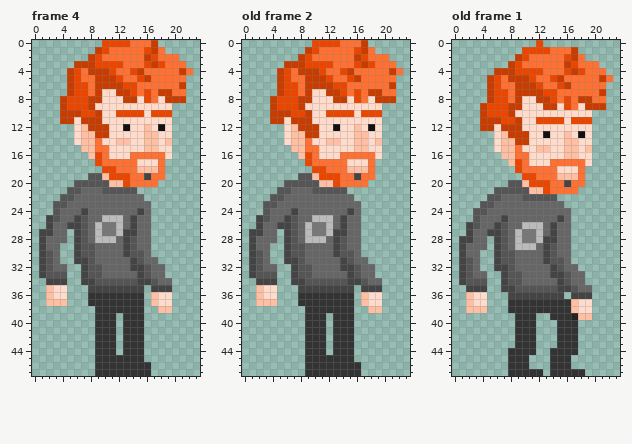
Edited in one commit: pixel-art file (animacije/vasko hoja reedit.aseprite). Above is the file before it was changed.
24x48 pixels, 4 frames. Shown: frame 4, old frame 2, old frame 1. The commit also changed other frames, which this record leaves out.
Once edited:
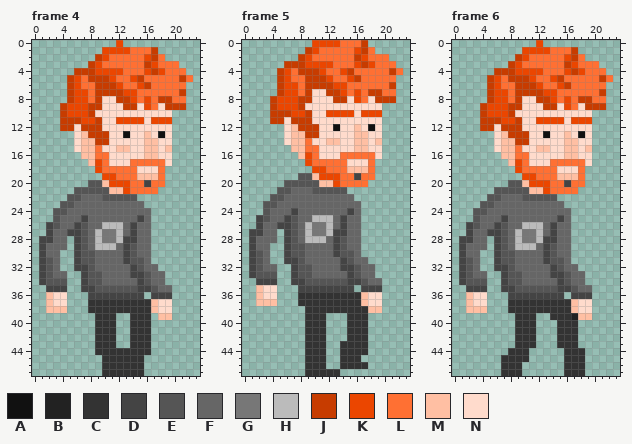
Palette (. is transparent): A #111111  B #222222  C #333333  D #444444  E #555555  F #666666  G #777777  H #bbbbbb  J #c73c00  K #eb4600  L #ff7033  M #ffbfa3  N #ffdbcc
A new or re-ordered frame is compared with the old frame closest to it.
The exact change:
frames 4 -> 8
--- frame 4
@@ x 0..23 @@
- 0 ..........KKKKLLLJ......
- 1 .........JKLLLLLKJL.....
- 2 ........JKLLLLLLJKLLL...
- 3 ......JJJKKKKLLLKJKLLL..
- 4 .....JKLJJJKLLKJLLLLLJL.
- 5 .....JKLLJJJKLLKJLLLLL..
- 6 .....JKKLJJJJKKLLLLLLJ..
- 7 .....JKKLJNNJJKLKLJJLL..
- 8 ....JKKKJJNNNJJNKLNJJJ..
- 9 ....JKKKJNNNNNNNNNNN....
-10 ....JJJKKJNNKKKKNKKK....
-11 ....JJNJJJNNNNNNNNNN....
-12 ......NMJJJNNANNMNAN....
-13 ......NMMJJNNNNNMMNN....
-14 ......NMMLNNMMNNMMNM....
-15 .......MMLLNNNNNMMNN....
-16 ........MKLNNNLLLLLN....
-17 .........KLLLLLNNNL.....
-18 ..........KKLLLMMML.....
-19 ........EEMKKKLLDLL.....
-20 ......EEEEEMMKLLLL......
-21 .....EEFFFEEEEE.........
-22 ....EEFFFFFFFFFF........
-23 ...EEFFFFFFFFFFFF.......
-24 ...EFFFDFFFFFFFDF.......
-25 ..DEFFDEFFHHHFDFF.......
-26 ..DFFDDEFHGGHFDFF.......
-27 .DDFF.DEFHGGHDDFF.......
-28 .DFFF.DEFHHHFDEFF.......
-29 .DFF..DEEFFFFDEFF.......
-30 .DEF..DEEFFFFDEEF.......
-31 .DEF..DDEFFFFFDEFF......
-32 .DEFF..DEEFFFFDDEFF.....
-33 .DEEE..DEEFFFFFDEFF.....
-34 ..DDD..DDEEEEEEDDEFF....
-35 ..MNN...DDDDDDDD.DDD....
-36 ..MNN...CCCCCCCC.MNN....
-37 ..MMM...CCCCCCCC.MNN....
-38 .........CCCCCCC..MM....
-39 .........CCC.CCC........
-40 .........CCC.CCC........
-41 .........CCC.CCC........
-42 .........CCC.CCC........
-43 .........CCC.CCC........
-44 .........CCC.CCC........
-45 .........CCCCCCC........
-46 .........CCCCCCCC.......
-47 .........CCCCCCCC.......
+ 0 ............K...........
+ 1 ..........KKKKLLLJ......
+ 2 .........JKLLLLLKJL.....
+ 3 ........JKLLLLLLJKLLL...
+ 4 ......JJJKKKKLLLKJKLLL..
+ 5 .....JKLJJJKLLKJLLLLLJL.
+ 6 .....JKLLJJJKLLKJLLLLL..
+ 7 .....JKKLJJJJKKLLLLLLJ..
+ 8 .....JKKLJNNJJKLKLJJLL..
+ 9 ....JKKKJJNNNJJNKLNJJJ..
+10 ....JKKKJNNNNNNNNNNN....
+11 ....JJJKKJNNKKKKNKKK....
+12 ....JJNJJJNNNNNNNNNN....
+13 ......NMJJJNNANNMNAN....
+14 ......NMMJJNNNNNMMNN....
+15 ......NMMLNNMMNNMMNM....
+16 .......MMLLNNNNNMMNN....
+17 ........MKLNNNLLLLLN....
+18 .........KLLLLLNNNL.....
+19 ..........KKLLLMMML.....
+20 ........EEMKKKLLDLL.....
+21 ......EEEEEMMKLLLL......
+22 .....EEFFFEEEEE.........
+23 ....EEFFFFFFFFFF........
+24 ...EEFFFFFFFFFFFF.......
+25 ...EFFFDFFFFFFFDF.......
+26 ..DEFFDEFFHHHFDFF.......
+27 ..DFFDDEFHGGHFDFF.......
+28 .DDFF.DEFHGGHDDFF.......
+29 .DFFF.DEFHHHFDEFF.......
+30 .DFF..DEEFFFFDEFF.......
+31 .DEF..DEEFFFFDEEF.......
+32 .DEF..DDEFFFFFDEFF......
+33 .DEFF..DEEFFFFDDEFF.....
+34 .DEEE..DEEFFFFFDEFF.....
+35 ..DDD..DDEEEEEEDDEFF....
+36 ..MNN...DDDDDDDD.DDD....
+37 ..MNN...CCCCCCCCCMNN....
+38 ..MMM...CCCCCCCCCMNN....
+39 .........CCC..CCC.MM....
+40 .........CCC..CCC.......
+41 .........CCC..CCC.......
+42 .........CCC..CCC.......
+43 .........CCC..CCC.......
+44 .........CCCCCCCC.......
+45 ..........CCCCCC........
+46 ..........CCCCCC........
+47 ..........CCCCCC........
--- frame 5 is new; against old frame 2
@@ x 10..19 @@
 35 DDDDDD.DDD
-36 CCCCCC.MNN
-37 CCCCCC.MNN
-38 CCCCCC..MM
-39 CC.CCC....
-40 CC.CCC....
-41 CC.CCC....
-42 CC.CCC....
-43 CC.CCC....
-44 CC.CCC....
-45 CCCCCC....
-46 CCCCCCC...
-47 CCCCCCC...
+36 CCCCCCCMNN
+37 CCCCCCCMNN
+38 CCCCCCCCMM
+39 CC...CCC..
+40 CC...CCC..
+41 CC...CCC..
+42 CC...CCC..
+43 CC..CCCC..
+44 CC..CCCC..
+45 CC..CCC...
+46 CC..CCCC..
+47 CCCC......
--- frame 6 is new; against old frame 1
@@ x 5..20 @@
 43 ....CCC...CCC...
-44 ...CCCC..CCCC...
-45 ...CCC...CCC....
-46 ...CCC...CCC....
-47 ...CCCCC.CCCCC..
+44 ...CCC.....CCC..
+45 ..CCCC.....CCC..
+46 ..CCC......CCC..
+47 ..CCC......CCC..
Where, in picture pixels (left, top, right, bottom), the same in both pictures:
changed: (39, 40, 193, 376)
changed: (326, 292, 368, 376)
changed: (501, 348, 585, 376)
